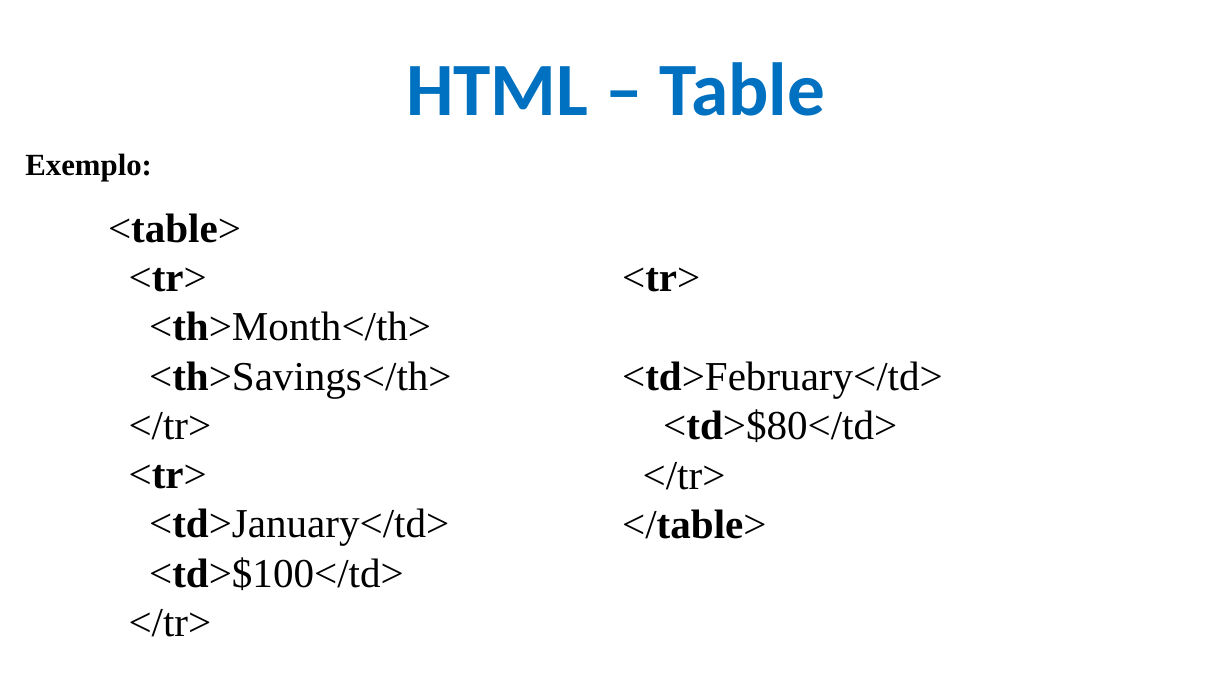
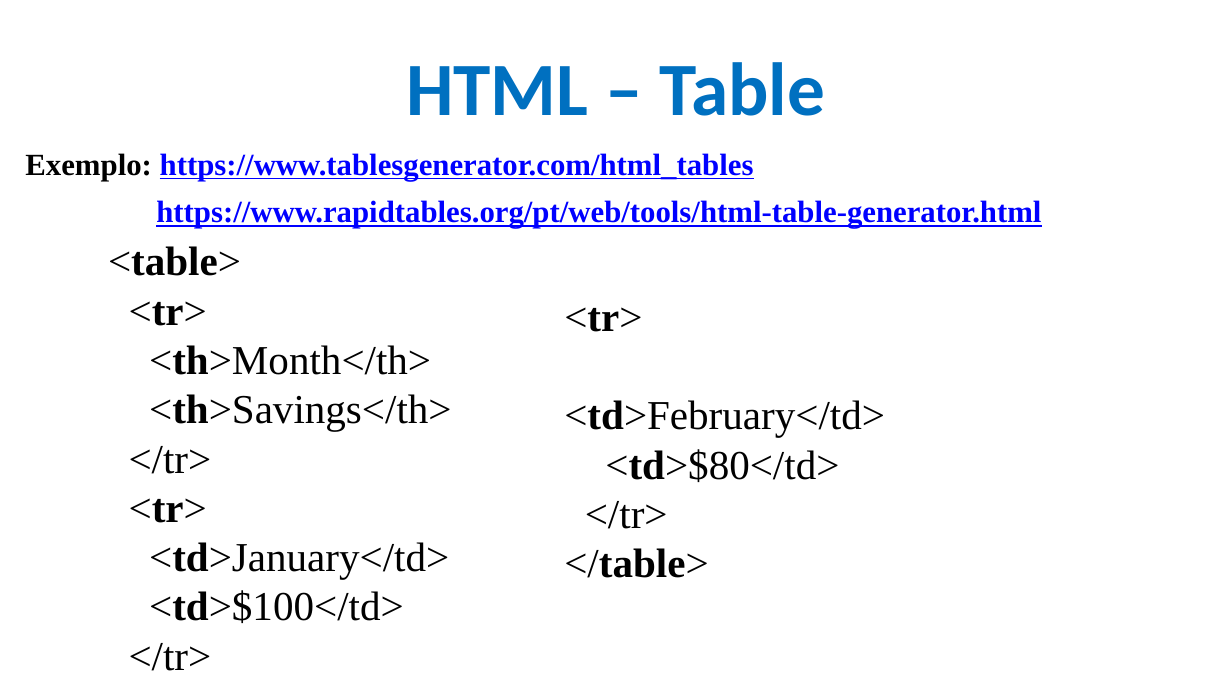
Before and after one commit to CloudEducationBrazil/WydenDesenvolvimentoWebPHP, a slide deck: slide 19 of 01 Classes/Aula 04 Desenvolvimento Web - HTML.pptx (slide 18 before the commit). Drawn at 1232x693 pixels with LibreOffice and Linux fonts; fonts in the diff are those of the drawing; background and template pictures are left out. Boxes give left, top, right and bottom in pixels: in the first picture for what was removed or moved away, otherwise in the second. Text is boxed around its words. In the diff, an @@ line names an element or a change of style, - is before the commit and + after.

```diff
--- a/01 Classes/Aula 04 Desenvolvimento Web - HTML.pptx
+++ b/01 Classes/Aula 04 Desenvolvimento Web - HTML.pptx
@@ text at box(25, 153, 1041, 228): text changed; text colour #000000 to #0000FF @@
-Exemplo:
+Exemplo: https://www.tablesgenerator.com/html_tables
+https://www.rapidtables.org/pt/web/tools/html-table-generator.html
@@ text "<table>": place and size @@
-text "<table>" at box(108, 213, 451, 637)
+text "<table>" at box(108, 246, 451, 671)
@@ text "<tr>": place and size @@
-text "<tr>" at box(622, 267, 943, 539)
+text "<tr>" at box(564, 307, 885, 578)
```
Also in this commit, not shown: 3 other slides changed, 2 slides added, 1 other file.
